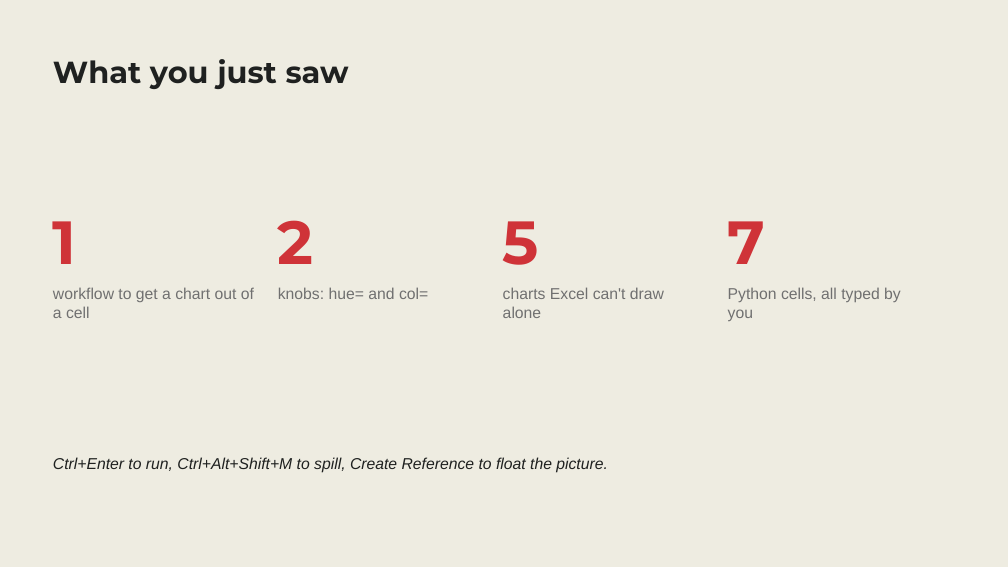
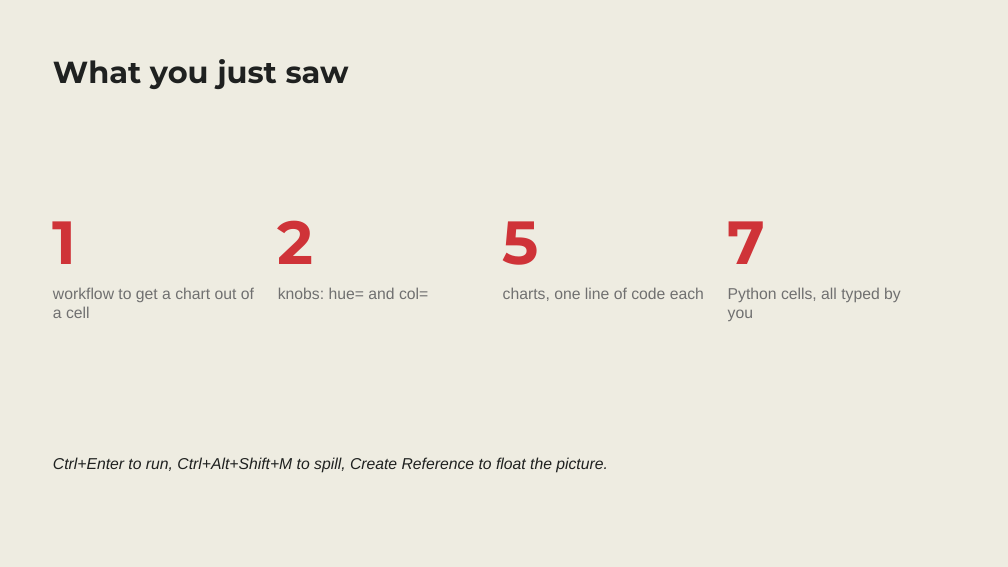
Before and after one commit to stringfestdata/python-excel-analysts-free, a slide deck: slide 17 of s2-charts-exploration/slides.pptx. Drawn at 1008x567 pixels with LibreOffice and Linux fonts; fonts in the diff are those of the drawing. Boxes give left, top, right and bottom in pixels: in the first picture for what was removed or moved away, otherwise in the second. Text is boxed around its words. In the diff, an @@ line names an element or a change of style, - is before the commit and + after.

```diff
--- a/s2-charts-exploration/slides.pptx
+++ b/s2-charts-exploration/slides.pptx
@@ text at <box>503,287,704,301</box>: text changed @@
-charts Excel can't draw alone
+charts, one line of code each
```
Also in this commit, not shown: 4 other slides changed, 10 other files.
